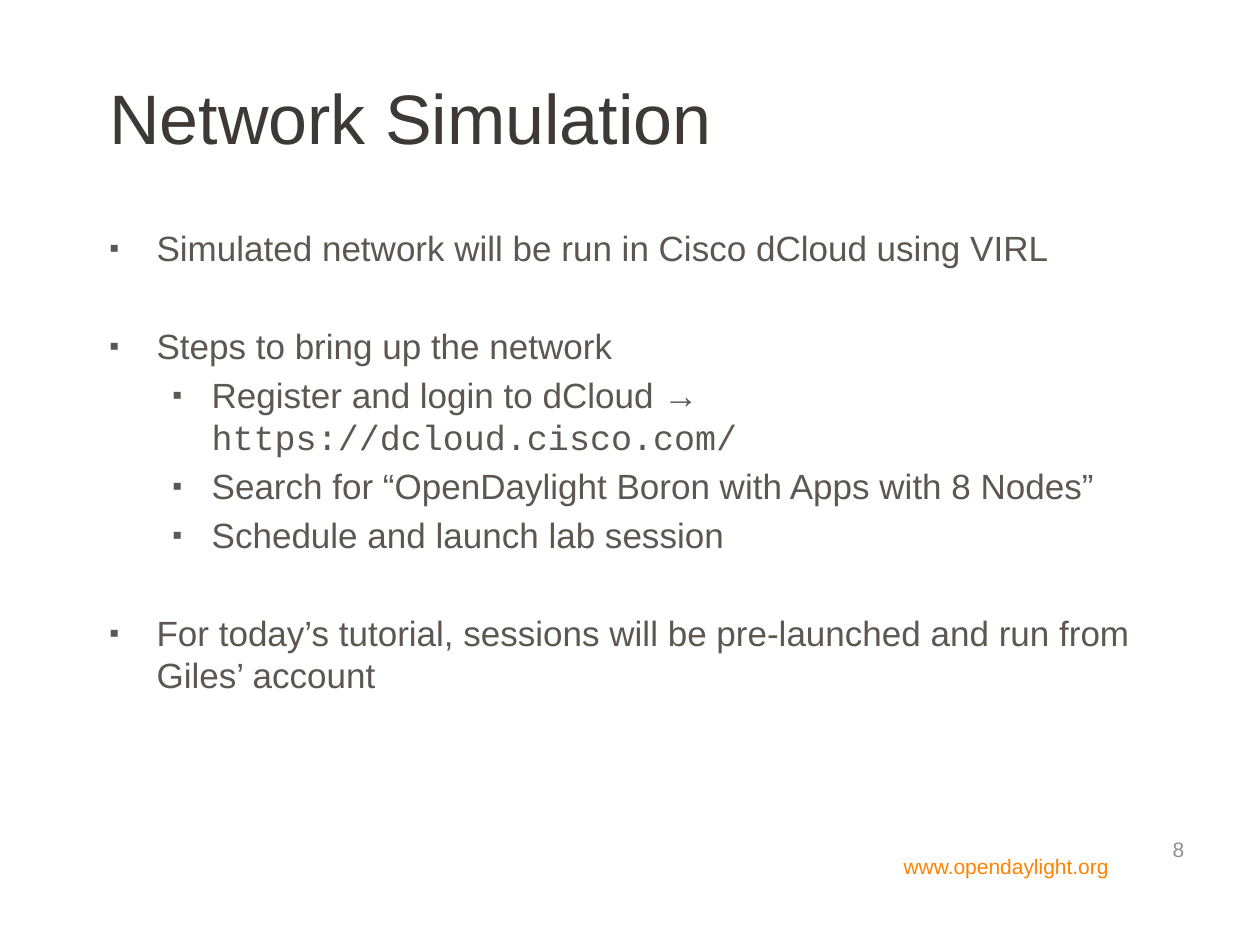
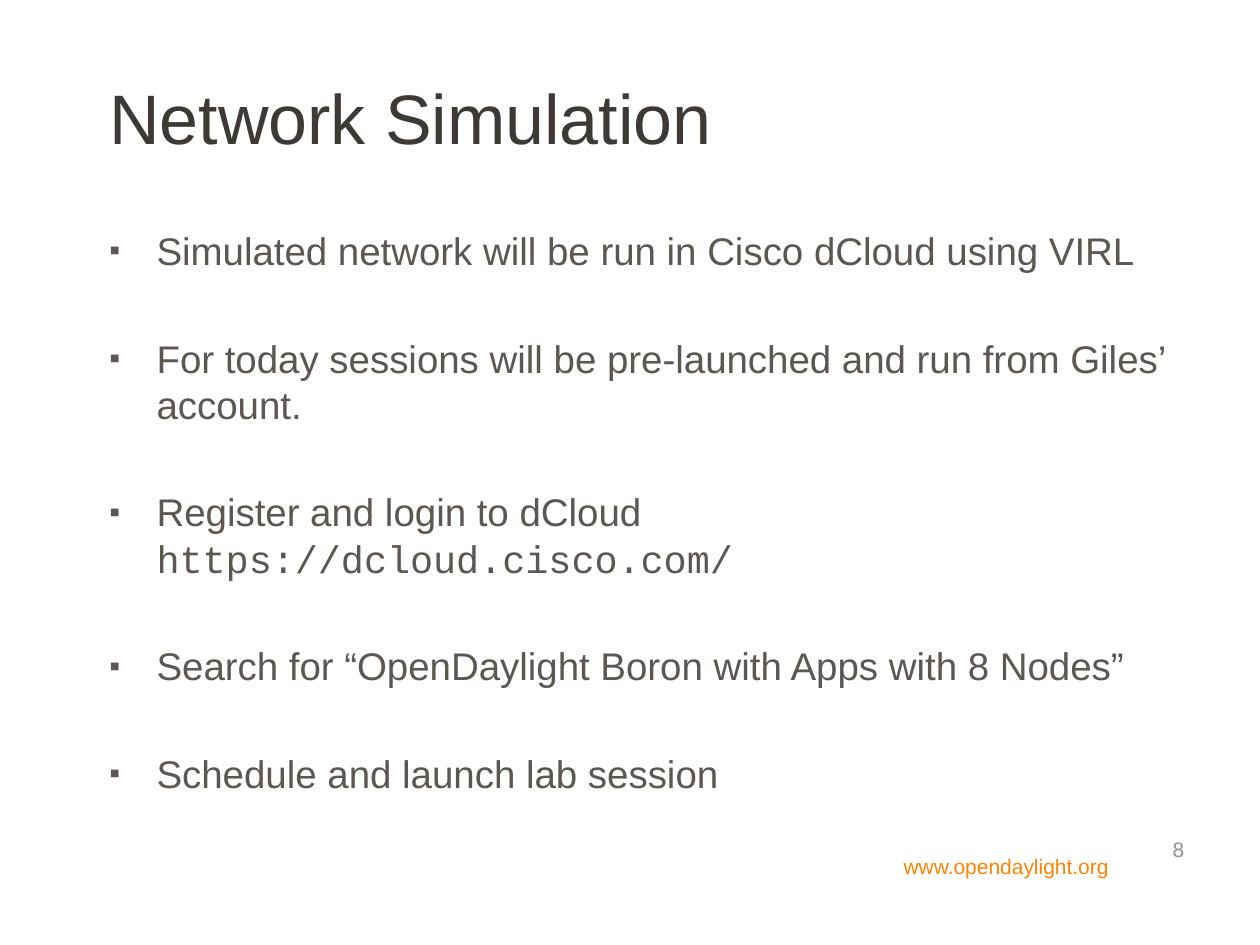
Before and after one commit to CiscoDevNet/opendaylight-setup, a slide deck: slide 8 of docs/tutorial/slides.pptx. Drawn at 1260x945 pixels with LibreOffice and Linux fonts; fonts in the diff are those of the drawing; background and template pictures are left out. Boxes give left, top, right and bottom in pixels: in the first picture for what was removed or moved away, otherwise in the second. Text is boxed around its words. In the diff, an @@ line names an element or a change of style, - is before the commit and + after.

Commit message:
Update slides

```diff
--- a/docs/tutorial/slides.pptx
+++ b/docs/tutorial/slides.pptx
@@ text at (157,237,1134,789): size 20 to 22 pt in "Simulated network will be run in Cisco ...", "Search for “OpenDaylight Boron with Apps with ...", "Schedule and launch lab session"; list level 2 to 1 in "Search for “OpenDaylight Boron with ..."; list level 2 to 1 in "Schedule and launch lab session" @@
@@ text at (157,345,1166,581): text changed; size 20 to 22 pt @@
-▪ Steps to bring up the network
-  ▪ Register and login to dCloud → https://dcloud.cisco.com/
+▪ For today sessions will be pre-launched and run from Giles’ account.
+▪ Register and login to dCloud https://dcloud.cisco.com/
@@ text at (157,620,1129,689): paragraph removed @@
-▪ For today’s tutorial, sessions will be pre-launched and run from Giles’ account
```
Also in this commit, not shown: 1 other slide changed.
